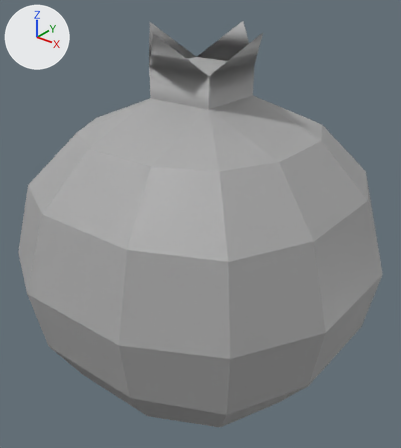
What one commit did to the FBX model Assets/Models/Fruites/Magrana.fbx.
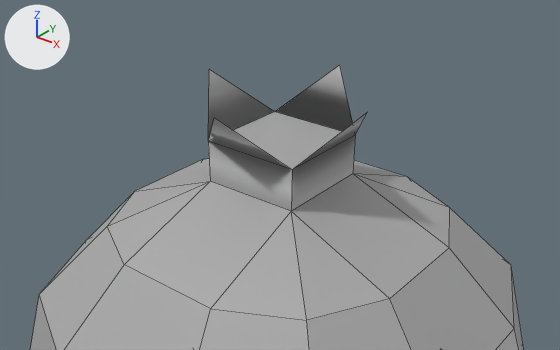
Each version is shown whole from a 50 mm lens placed at (0.1592, -0.2106, -0.0057), pointed at (0.1127, -0.1525, -0.0417), then close up from a 50 mm lens placed at (0.1544, -0.2046, 0.0099), pointed at (0.108, -0.1466, -0.0261). The lights are fixed; the arrows at upper left show +X, +Y and +Z. The close-ups show mesh edges as thin lines. Where no turn or scale is listed for an object, it has been applied to the vertices.

In view in the first close-up: 'Magrana'.
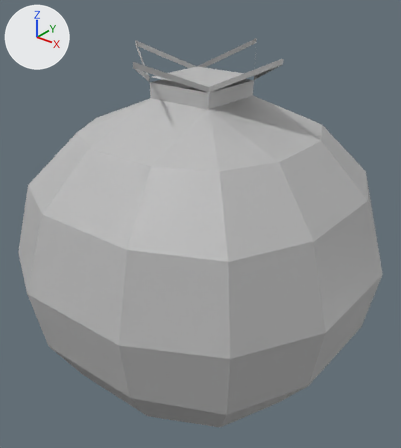
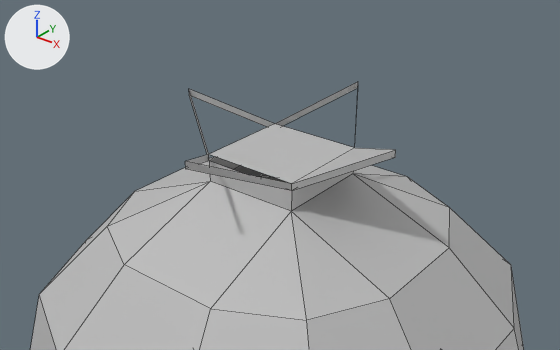
Diff of the bpy script that builds the scene:
```diff
--- a/Assets/Models/Fruites/Magrana.fbx.py
+++ b/Assets/Models/Fruites/Magrana.fbx.py
@@ mat_lambert2 @@
+mat_lambert2 = principled_material('lambert2')
+mat_lambert2.base_color = (0.5, 0.5, 0.5)  # grey #bcbcbc
@@ me_mesh @@
 # used by ob_magrana; location = (0.12213, -0.14191, -0.05935)
-me_mesh.from_pydata(...)  # 88 vertices, 90 faces; spans x -0.035..0.0155, y -0.035..0.0155, z -0.0067..0.0453
+me_mesh.from_pydata(...)  # 96 vertices, 95 faces; spans x -0.035..0.0155, y -0.035..0.0155, z -0.0067..0.0426
+# me_mesh part 1
+# 7 vertices are removed from x -0.019..-0.0005, y -0.019..-0.0006, z 0.0404..0.0453
+# 9 faces are deleted
+# 1 vertex moves from x -0.0048, y -0.0049, z 0.0404 to x -0.0048, y -0.0049, z 0.0384
+# 7 vertices are added at x -0.022..0.0025, y -0.0226..0.003, z 0.0384..0.0419
+# 8 new vertices lie (0.0, 0.0, 0.0007) away from vertices in x -0.022..0.0025, y -0.0226..0.003, z 0.0384..0.0419
+# 14 new faces join them
+# me_mesh part 2: 81 faces spanning x -0.035..0.0155, y -0.035..0.0155, z -0.0067..0.0363 switch from mat_standardsurface1 (grey #aaaaaa) to mat_lambert2 (grey #bcbcbc)
```

Location of each change, (x1, y1, x2, y2) in pixels of the close-ups (560 x 350 px):
'Magrana', reshaped: before (30, 65, 524, 350); after (30, 82, 524, 350)
part 1 of me_mesh, built on: before (208, 65, 367, 211); after (185, 82, 396, 211)
part 2 of me_mesh, recoloured: (30, 161, 514, 350) in both
